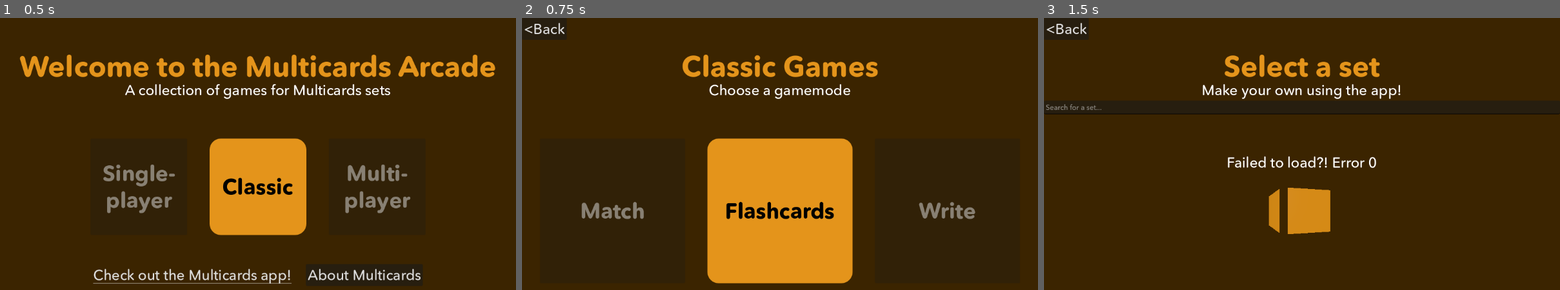
Above: before the commit, frames 1-3 (left to right).
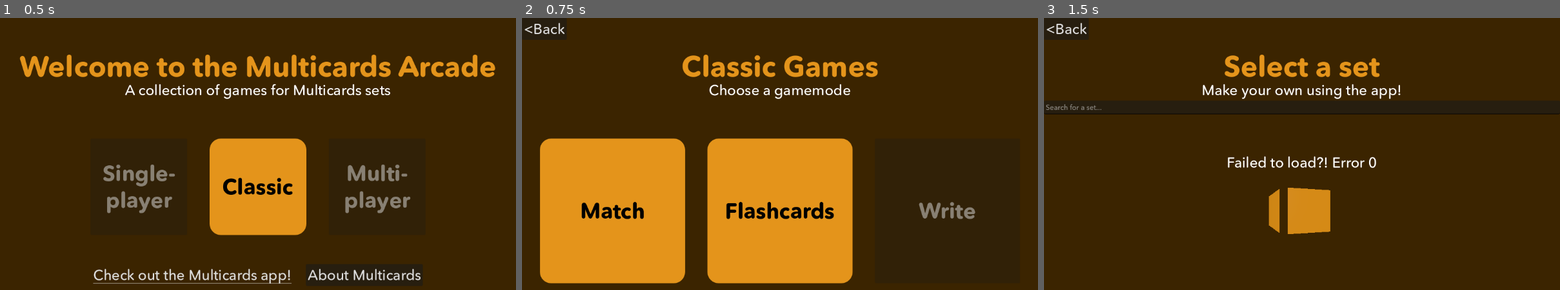
Above: after the commit, the same moments.

Repository: PhyoTP/multicards-arcade
Game: Godot game, scene res://StartMenu.tscn
Same seed, same stepped clock (60 frames per second), same inputs: the game is played once before the commit and once after it.
Inputs:
- Up to frame 1 (0.5 s): no input
- Up to frame 2 (0.75 s): click "Classic" at 0.5 s
- Up to frame 3 (1.5 s): click "Flashcards" at 1.25 s

Frame 1 is identical in both runs. In frame 2, 15% of the frame differs, in the area x 3-32%, y 44-98%; in frame 3, nothing differs.

Commit message:
add match and other stuff, i accidentally deleted a commit

Diff:
--- a/ClassicGames.tscn
+++ b/ClassicGames.tscn
@@ -1,11 +1,10 @@
-[gd_scene load_steps=7 format=3 uid="uid://b4r3gtbisnxab"]
+[gd_scene load_steps=6 format=3 uid="uid://b4r3gtbisnxab"]
 
 [ext_resource type="Script" uid="uid://bxale2nkjbjby" path="res://classic_games.gd" id="1_4ai7l"]
 [ext_resource type="Theme" uid="uid://dlxjiwsk6r3y5" path="res://themes/header.tres" id="1_us0sb"]
 [ext_resource type="Theme" uid="uid://fx8rk3uqw885" path="res://themes/big_button.tres" id="2_4ai7l"]
 [ext_resource type="Theme" uid="uid://xyo7pwdpgfku" path="res://themes/text.tres" id="4_q20wg"]
 [ext_resource type="PackedScene" uid="uid://bnckqilaoe73s" path="res://back_button.tscn" id="5_apyin"]
-[ext_resource type="Script" uid="uid://d3uflrewg80uk" path="res://back_button.gd" id="6_8qbr6"]
 
 [node name="Control" type="Control"]
 layout_mode = 3
@@ -46,7 +45,6 @@
 layout_mode = 2
 size_flags_vertical = 4
 theme = ExtResource("2_4ai7l")
-disabled = true
 text = "Match"
 
 [node name="FlashcardsButton" type="Button" parent="HBoxContainer"]
@@ -79,4 +77,3 @@
 
 [node name="BackButton" parent="." instance=ExtResource("5_apyin")]
 layout_mode = 0
-script = ExtResource("6_8qbr6")
--- /dev/null
+++ b/Match.tscn
@@ -0,0 +1,86 @@
+[gd_scene load_steps=4 format=3 uid="uid://2xsxjnhchl5l"]
+
+[ext_resource type="Script" uid="uid://cwnyal7gvqmfm" path="res://match.gd" id="1_a1ov8"]
+[ext_resource type="Theme" uid="uid://dlxjiwsk6r3y5" path="res://themes/header.tres" id="2_ru5bp"]
+[ext_resource type="Theme" uid="uid://fx8rk3uqw885" path="res://themes/big_button.tres" id="3_pq8d4"]
+
+[node name="Control" type="Control"]
+layout_mode = 3
+anchors_preset = 15
+anchor_right = 1.0
+anchor_bottom = 1.0
+grow_horizontal = 2
+grow_vertical = 2
+script = ExtResource("1_a1ov8")
+
+[node name="Label" type="Label" parent="."]
+custom_minimum_size = Vector2(0, 216)
+layout_mode = 1
+anchors_preset = 5
+anchor_left = 0.5
+anchor_right = 0.5
+offset_left = -163.5
+offset_right = 163.5
+offset_bottom = 216.0
+grow_horizontal = 2
+theme = ExtResource("2_ru5bp")
+text = "Match"
+horizontal_alignment = 1
+vertical_alignment = 1
+
+[node name="GridContainer" type="GridContainer" parent="."]
+custom_minimum_size = Vector2(0, 432)
+layout_mode = 1
+anchors_preset = 7
+anchor_left = 0.5
+anchor_top = 1.0
+anchor_right = 0.5
+anchor_bottom = 1.0
+offset_left = -54.0
+offset_top = -432.0
+offset_right = 54.0
+grow_horizontal = 2
+grow_vertical = 0
+theme_override_constants/h_separation = 32
+columns = 4
+
+[node name="HBoxContainer" type="HBoxContainer" parent="."]
+custom_minimum_size = Vector2(1152, 216)
+layout_mode = 0
+offset_right = 40.0
+offset_bottom = 40.0
+theme = ExtResource("2_ru5bp")
+theme_override_constants/separation = 576
+alignment = 1
+
+[node name="TimerLabel" type="Label" parent="HBoxContainer"]
+layout_mode = 2
+theme_override_colors/font_color = Color(1, 1, 1, 1)
+text = "0.0"
+
+[node name="ScoreLabel" type="Label" parent="HBoxContainer"]
+layout_mode = 2
+theme_override_colors/font_color = Color(1, 1, 1, 1)
+text = "0/1"
+
+[node name="Timer" type="Timer" parent="."]
+wait_time = 0.1
+autostart = true
+
+[node name="RestartButton" type="Button" parent="."]
+visible = false
+custom_minimum_size = Vector2(324, 324)
+layout_mode = 1
+anchors_preset = 8
+anchor_left = 0.5
+anchor_top = 0.5
+anchor_right = 0.5
+anchor_bottom = 0.5
+offset_left = -162.0
+offset_top = -108.0
+offset_right = 162.0
+offset_bottom = 216.0
+grow_horizontal = 2
+grow_vertical = 2
+theme = ExtResource("3_pq8d4")
+text = "Restart"
--- a/classic_games.gd
+++ b/classic_games.gd
@@ -3,6 +3,7 @@
 func _ready() -> void:
 	Global.scene_path.append("res://StartMenu.tscn")
 	$HBoxContainer/FlashcardsButton.pressed.connect(_button_pressed.bind("Flashcards"))
+	$HBoxContainer/MatchButton.pressed.connect(_button_pressed.bind("Match"))
 func _button_pressed(gamemode: String):
 	Global.gamemode = gamemode
 	Global.scene_path.append(self.duplicate())
--- a/flashcards.gd
+++ b/flashcards.gd
@@ -11,11 +11,11 @@
 var known = []
 var dontKnown = []
 var flipped = false
-var shuffle = false
+var chosenSettings: Dictionary = {"shuffle":true}
 var hint_shown = false
 func _ready() -> void:
 	cards = all_cards
-	if shuffle: cards.shuffle()
+	if chosenSettings.shuffle: cards.shuffle()
 	_set_card(chosenSides._Front)
 	card_button.pressed.connect(_flip_card)
 	k_button.pressed.connect(_next.bind(true))
@@ -82,7 +82,7 @@
 		cards = dontKnown
 	else:
 		cards = all_cards
-	if shuffle: cards.shuffle()
+	if chosenSettings.shuffle: cards.shuffle()
 	$HBoxContainer3/Label2.text = str(index+1) + "/" + str(cards.size())
 	known = []
 	dontKnown = []
--- a/flashcardsubside.gd
+++ b/flashcardsubside.gd
@@ -1,8 +1,8 @@
 extends VBoxContainer
 
 
-func _set_font_size(num: float):
+func _set_font_size(num: float, width=466):
 	$Label.add_theme_font_size_override("font_size", 64/sqrt(num))
 	$Label2.add_theme_font_size_override("font_size", 48/sqrt(num))
-	$Label.custom_minimum_size.x = 466/min(num, 3)
-	$Label2.custom_minimum_size.x = 466/min(num, 3)
+	$Label.custom_minimum_size.x = width/min(num, 3)
+	$Label2.custom_minimum_size.x = width/min(num, 3)
--- a/gamemode_options.gd
+++ b/gamemode_options.gd
@@ -2,11 +2,16 @@
 
 var id: String = "ee154f92-b537-490c-829b-c74f89d978ce"
 var mode_categories = {
-	"Flashcards": ["Front","Back", "Hint"]
+	"Flashcards": ["Front","Back", "Hint"],
+	"Match": ["Sides"]
+}
+var mode_settings = {
+	"Flashcards": ["shuffle"],
+	"Match": []
 }
 var chosenSides: Dictionary
 var cards: Array
-var shuffle = false
+var chosenSettings: Dictionary
 func _ready() -> void:
 	$StatusLabel.visible = true
 	$Label.text = Global.gamemode
@@ -30,7 +35,10 @@
 	$GraphEdit.connection_request.connect(_connect_node)
 	$GraphEdit.disconnection_request.connect(_disconnect_node)
 	$VBoxContainer/PlayButton.pressed.connect(_start)
-	$VBoxContainer/ShuffleButton.toggled.connect(func(new): shuffle = new)
+	if "shuffle" in mode_settings[Global.gamemode]:
+		$VBoxContainer/ShuffleButton.toggled.connect(func(new): chosenSettings.shuffle = new)
+	else:
+		$VBoxContainer/ShuffleButton.visible = false
 	$GraphEdit.node_selected.connect(func(n): print(n.position_offset))
 func _on_request_completed(_result, response_code, _headers, body):
 	if response_code == 200:
@@ -66,7 +74,7 @@
 
 	new_scene.chosenSides = chosenSides
 	new_scene.all_cards = cards
-	new_scene.shuffle = shuffle
+	new_scene.chosenSettings = chosenSettings
 	var old = preload("res://GamemodeOptions.tscn").instantiate()
 	old.id = id
 	Global.scene_path.append(old)
--- /dev/null
+++ b/match.gd
@@ -0,0 +1,63 @@
+extends Control
+
+@onready var match_button = preload("res://match_button.tscn")
+var chosenSides: Dictionary = {_Sides=["Mixture","Reaction"]}
+var all_cards: Array = [{ "id": "36C88CA0-3E04-4E61-8C43-9FD2245D6C00", "sides": { "Mixture": "Acid + Metal", "Reaction": "salt + hydrogen gas" } }, { "id": "394B4B9A-71A3-4D62-9638-14FD99930D3D", "sides": { "Mixture": "Acid + Base", "Reaction": "salt + water" } }, { "id": "BD8B41B0-490B-4E34-A778-222AFA3580CF", "sides": { "Mixture": "Acid + metal carbonate", "Reaction": "salt + water + carbon dioxide" } }, { "id": "E612EF36-6DA6-4CB6-ADD2-C3D5AF698DAB", "sides": { "Mixture": "Base + ammonium salt", "Reaction": "salt + water + ammonia gas" } }]
+var cards: Array
+var chosenSettings: Dictionary
+var chosenButtons: Dictionary
+var time = 0.0
+var buttons = []
+# Called when the node enters the scene tree for the first time.
+func _ready() -> void:
+	cards = all_cards
+	cards.shuffle()
+	cards = cards.slice(0,4)
+	$GridContainer.columns = chosenSides._Sides.size()
+	for card in cards:
+		for side in chosenSides._Sides:
+			var button = match_button.instantiate()
+			buttons.append(button.init(side,card.sides[side]))
+	buttons.shuffle()
+	for button in buttons:
+		button.pressed.connect(_button_pressed.bind(button))
+		$GridContainer.add_child(button)
+	$Timer.timeout.connect(_timeout)
+	$HBoxContainer/ScoreLabel.text = "0/" + str(cards.size())
+	$RestartButton.pressed.connect(_restart)
+func _button_pressed(button: Button):
+	var unclick = false
+	if chosenButtons.has(button.side):
+		chosenButtons[button.side]._unpress()
+		if chosenButtons[button.side] == button:
+			chosenButtons.erase(button.side)
+			unclick = true
+	if not unclick:
+		chosenButtons[button.side] = button
+	if chosenSides._Sides.all(func(k): return chosenButtons.has(k)):
+		for card in cards:
+			if chosenButtons.keys().all(func(k): return chosenButtons[k].value == card.sides[k]):
+				var tween = get_tree().create_tween().set_parallel()
+				for b in chosenButtons:
+					buttons.erase(chosenButtons[b])
+					tween.tween_property(chosenButtons[b], "modulate", Color.TRANSPARENT, 0.5)
+				$HBoxContainer/ScoreLabel.text = str(cards.size()-buttons.size()/chosenSides._Sides.size()) + "/" + str(cards.size())
+				chosenButtons = {}
+				tween.tween_callback(func():
+					if buttons.size()==0:
+						print("done")
+						$Timer.stop()
+						$RestartButton.visible = true
+				)
+				return
+		print("wrong")
+		for b in chosenButtons: chosenButtons[b]._unpress()
+		chosenButtons = {}
+func _timeout():
+	time += 0.1
+	$HBoxContainer/TimerLabel.text = "%0.1f" % time
+func _restart():
+	$RestartButton.visible = false
+	time = 0.0
+	$Timer.start()
+	_ready()
--- /dev/null
+++ b/match_button.gd
@@ -0,0 +1,15 @@
+extends Button
+
+var side = "Side"
+var value = "Value"
+func init(a_side: String, a_value: String) -> Button:
+	side = a_side
+	value = a_value
+	$VBoxContainer/Label.text = side
+	$VBoxContainer/Label2.text = value
+	$VBoxContainer._set_font_size(3, 324)
+	return self
+func _pressed() -> void:
+	$VBoxContainer/Label.add_theme_color_override("font_color", Color.WHITE)
+func _unpress():
+	$VBoxContainer/Label.remove_theme_color_override("font_color")
--- /dev/null
+++ b/match_button.tscn
@@ -0,0 +1,19 @@
+[gd_scene load_steps=4 format=3 uid="uid://clmdjcrd0pjem"]
+
+[ext_resource type="Theme" uid="uid://fx8rk3uqw885" path="res://themes/big_button.tres" id="1_8vhxg"]
+[ext_resource type="Script" uid="uid://cgsgrvn5b27tl" path="res://match_button.gd" id="2_14l25"]
+[ext_resource type="PackedScene" uid="uid://dd5piprqwmwj4" path="res://flashcardsubside.tscn" id="2_hqb4y"]
+
+[node name="Button" type="Button"]
+custom_minimum_size = Vector2(108, 108)
+theme = ExtResource("1_8vhxg")
+theme_override_colors/font_pressed_color = Color(0, 0, 0, 1)
+theme_override_font_sizes/font_size = 16
+script = ExtResource("2_14l25")
+
+[node name="VBoxContainer" parent="." instance=ExtResource("2_hqb4y")]
+custom_minimum_size = Vector2(216, 216)
+layout_mode = 1
+offset_right = 144.0
+offset_bottom = 129.0
+scale = Vector2(0.5, 0.5)
--- a/project.godot
+++ b/project.godot
@@ -12,7 +12,7 @@
 
 config/name="Multicards Arcade"
 run/main_scene="uid://b4exfcco5gome"
-config/features=PackedStringArray("4.5", "GL Compatibility")
+config/features=PackedStringArray("4.4", "GL Compatibility")
 config/icon="res://icon.svg"
 
 [autoload]
@@ -31,4 +31,46 @@
 
 renderer/rendering_method="gl_compatibility"
 renderer/rendering_method.mobile="gl_compatibility"
-environment/defaults/default_clear_color=Color(0.23137255, 0.14117648, 0, 1)
+environment/defaults/default_clear_color=Color(0.231373, 0.141176, 0, 1)
+
+[xogot]
+
+project/editorState=[{
+"column": 0,
+"line": 10,
+"path": "res://classic_games.gd",
+"type": "file"
+}, {
+"column": 0,
+"line": 76,
+"path": "res://gamemode_options.gd",
+"type": "file"
+}, {
+"column": 0,
+"line": 0,
+"path": "res://flashcardsubside.gd",
+"type": "file"
+}, {
+"column": 0,
+"line": 15,
+"path": "res://flashcards.gd",
+"type": "file"
+}, {
+"column": 41,
+"current": true,
+"line": 26,
+"path": "res://match.gd",
+"type": "file"
+}, {
+"column": 0,
+"line": 0,
+"path": "res://match_button.gd",
+"type": "file"
+}, {
+"title": "Button",
+"type": "doc"
+}, {
+"title": "BaseButton",
+"type": "doc"
+}]
+project/breakpoints={}
--- a/themes/big_button.tres
+++ b/themes/big_button.tres
@@ -3,7 +3,7 @@
 [ext_resource type="FontFile" uid="uid://dylmtiw4qp75e" path="res://fonts/AvenirNextRoundedStd-Bold.ttf" id="1_ry03w"]
 
 [sub_resource type="StyleBoxFlat" id="StyleBoxFlat_0d5ky"]
-bg_color = Color(0.89411765, 0.5803922, 0.105882354, 1)
+bg_color = Color(0.894118, 0.580392, 0.105882, 1)
 border_width_left = 10
 border_width_top = 10
 border_width_right = 10
@@ -15,7 +15,7 @@
 corner_radius_bottom_left = 25
 
 [sub_resource type="StyleBoxFlat" id="StyleBoxFlat_3wf2c"]
-bg_color = Color(0.89411765, 0.5803922, 0.105882354, 1)
+bg_color = Color(0.894118, 0.580392, 0.105882, 1)
 corner_radius_top_left = 25
 corner_radius_top_right = 25
 corner_radius_bottom_right = 25
@@ -25,10 +25,10 @@
 default_font = ExtResource("1_ry03w")
 default_font_size = 48
 Button/colors/font_color = Color(0, 0, 0, 1)
-Button/colors/font_focus_color = Color(0.23137255, 0.14117648, 0, 1)
-Button/colors/font_hover_color = Color(0.23137255, 0.14117648, 0, 1)
-Button/colors/font_hover_pressed_color = Color(0.23137255, 0.14117648, 0, 1)
-Button/colors/font_pressed_color = Color(0.23137255, 0.14117648, 0, 1)
+Button/colors/font_focus_color = Color(0.231373, 0.141176, 0, 1)
+Button/colors/font_hover_color = Color(0.231373, 0.141176, 0, 1)
+Button/colors/font_hover_pressed_color = Color(0.231373, 0.141176, 0, 1)
+Button/colors/font_pressed_color = Color(0.231373, 0.141176, 0, 1)
 Button/styles/hover = SubResource("StyleBoxFlat_0d5ky")
 Button/styles/normal = SubResource("StyleBoxFlat_3wf2c")
 Button/styles/pressed = SubResource("StyleBoxFlat_3wf2c")
Not shown, changed: build/index.apple-touch-icon.png.import
Not shown, changed: build/index.icon.png.import
Not shown, changed: build/index.png.import
Not shown, changed: fonts/AvenirNextRoundedStd-Bold.ttf.import
Not shown, changed: fonts/AvenirNextRoundedStd-Med.ttf.import
Not shown, changed: icon.svg.import
Not shown, changed: images/godotwaka.png.import
Not shown, changed: images/godotwaka2.png.import
Not shown, changed: images/icon.jpg.import
Not shown, added: match.gd.uid
Not shown, added: match_button.gd.uid
Not shown, added: addons/godot_super-wakatime/wakatime.zip
(and 1 more such lines)
